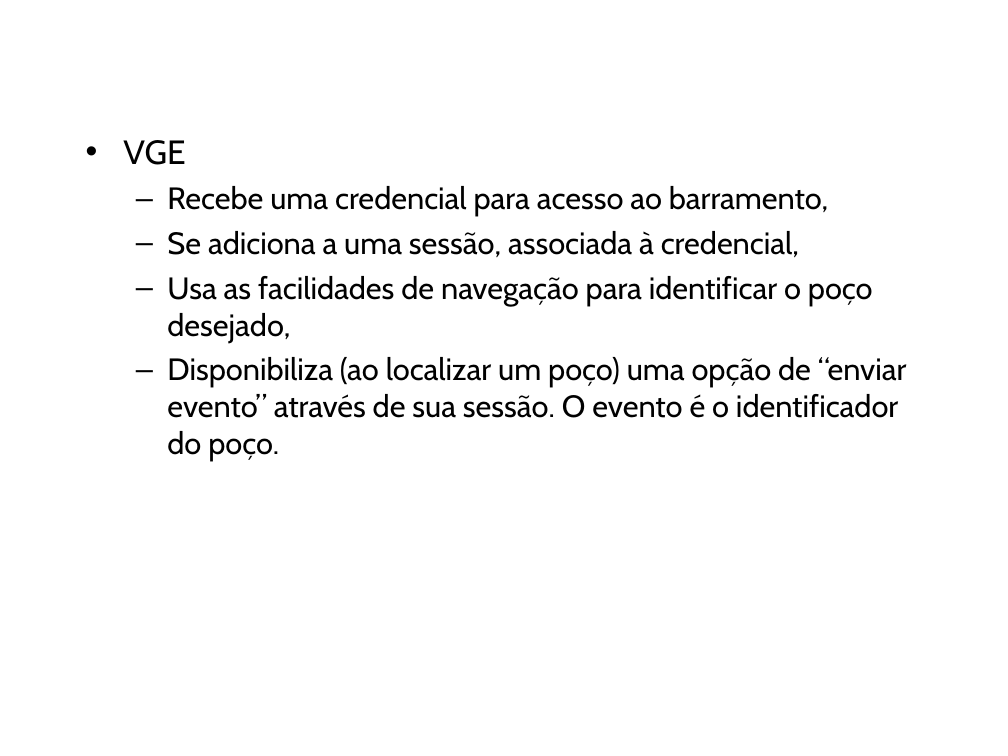
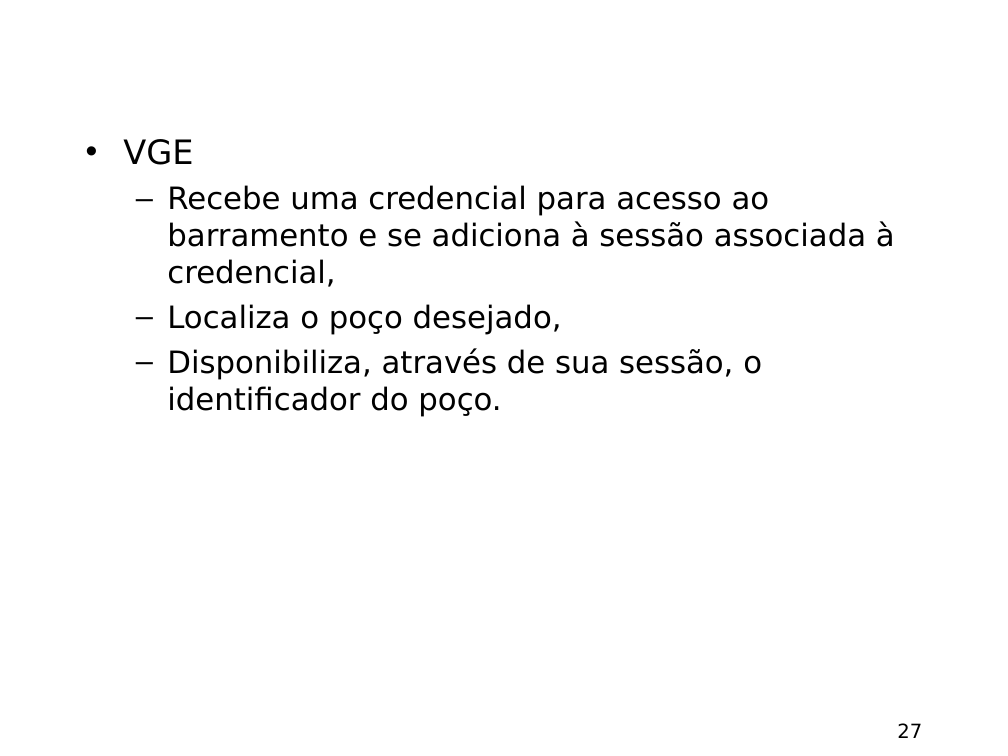
Before and after one commit to amadeubarbosa/openbus-core, a slide deck: slide 27 of docs/apresentacao/OpenBUS.ppt (slide 22 before the commit). Drawn at 1008x756 pixels with LibreOffice and Linux fonts; fonts in the diff are those of the drawing; background and template pictures are left out. Boxes give left, top, right and bottom in pixels: in the first picture for what was removed or moved away, otherwise in the second. Text is boxed around its words. In the diff, an @@ line names an element or a change of style, - is before the commit and + after.

```diff
--- a/docs/apresentacao/OpenBUS.ppt
+++ b/docs/apresentacao/OpenBUS.ppt
@@ text at [123, 139, 193, 165]: font Cabin to DejaVu Sans in "VGE" @@
@@ text at [167, 185, 895, 417]: text changed; font Cabin to DejaVu Sans @@
-  – Recebe uma credencial para acesso ao barramento,
-  – Se adiciona a uma sessão, associada à credencial,
-  – Usa as facilidades de navegação para identificar o poço desejado,
-  – Disponibiliza (ao localizar um poço) uma opção de “enviar evento” através de sua sessão. O evento é o identificador do poço.
+  – Recebe uma credencial para acesso ao barramento e se adiciona à sessão associada à credencial,
+  – Localiza o poço desejado,
+  – Disponibiliza, através de sua sessão, o identificador do poço.
@@ page number added at [897, 723, 922, 738], 14 pt, text #000000 @@
+27
```
Also in this commit, not shown: 22 other slides changed, 4 slides added, 1 slide removed.
